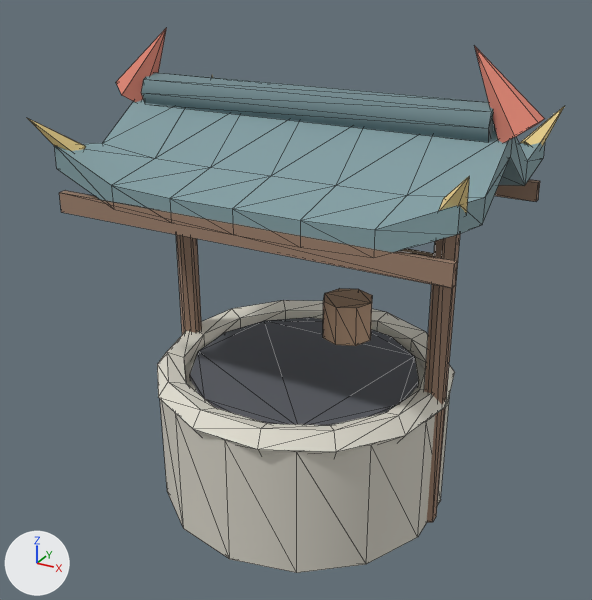
A saved change to the glTF model assets/models/env/well.glb.
Both versions are drawn from a 50 mm lens placed at (2.25, -4.21, 3.44), pointed at (-0.03, -0.07, 1.37). Arrows for +X, +Y and +Z are at lower left; the lights stay in place. The older version comes first. Mesh edges are drawn as thin lines. Objects named as collision shapes, trigger or cutter boxes, shadow casters or lower levels of detail are left out. Vertices at exactly the same position are counted once.

In view in the first picture: 'Well'.
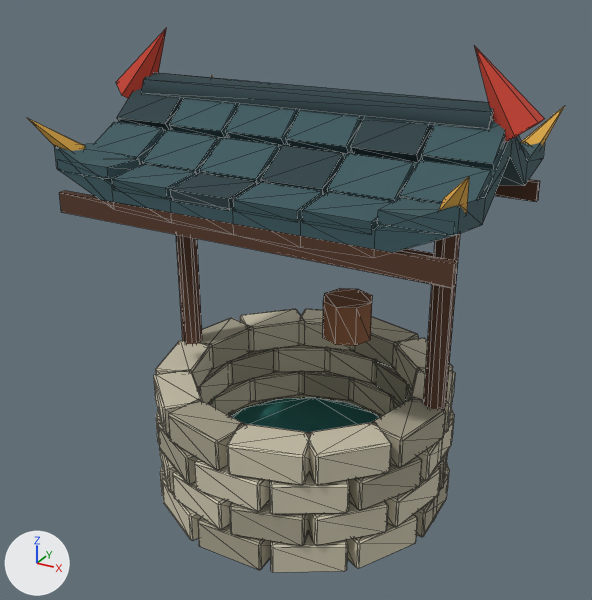
What differs and where, as boxes (x1, y1, x2, y2) in the pictures (592 x 600 px):
'Well', reshaped
    before: (29, 27, 564, 573)
    after: (29, 27, 564, 572)
part 1 of me_well, added (cyan)
    after: (231, 397, 380, 432)
part 2 of me_well, added (cyan)
    after: (57, 157, 140, 179)
part 3 of me_well, reshaped
    before: (157, 300, 455, 573)
    after: (153, 309, 455, 572)
part 4 of me_well, added (cyan)
    after: (94, 88, 529, 236)
part 5 of me_well, recoloured (darker)
    both: (29, 27, 564, 521)

Patch to the scene script:
```diff
--- a/assets/models/env/well.glb.py
+++ b/assets/models/env/well.glb.py
@@ me_well @@
 # used by ob_well; location = (0.0, 0.0, 0.0)
-me_well.from_pydata(...)  # 318 vertices, 572 faces; spans x -1.34..1.34, y -0.96..0.96, z -0.01..2.95
+me_well.from_pydata(...)  # 1664 vertices, 2932 faces; spans x -1.34..1.34, y -0.99..0.99, z 0.0..2.95
+# me_well part 1: a new loose piece, a 16-sided cylinder along z spanning x -0.7..0.7, y -0.7..0.7, z 0.207..0.233, in mat_vk_vcol
+# me_well part 2: the loose piece of 8 vertices spanning x -1.2..1.2, y 0.75..0.8, z 1.97..2.09 is copied, and the copy is scaled about its middle by (0.155, 5.54, 0.541), then moved by (-1.0, -1.45, 0.22); it spans x -1.19..-0.81, y -0.81..-0.53, z 2.21..2.29
+# me_well part 3: 4 vertices moved within x -0.73..0.73, y -0.17..0.17, z 0.02; 122 vertices removed from x -0.98..0.98, y -0.96..0.96, z -0.01..0.96; 1148 vertices added at x -0.99..0.99, y -0.99..0.99, z 0.01..0.85
+# me_well part 4: 280 vertices added at x -1.19..1.19, y -0.81..0.81, z 2.16..2.6
+# me_well part 5: 320 kept faces spanning x -1.34..1.34, y -0.91..0.91, z 0.0..2.95 get new vertex colours
 me_well.materials.append(mat_vk_vcol)
```
